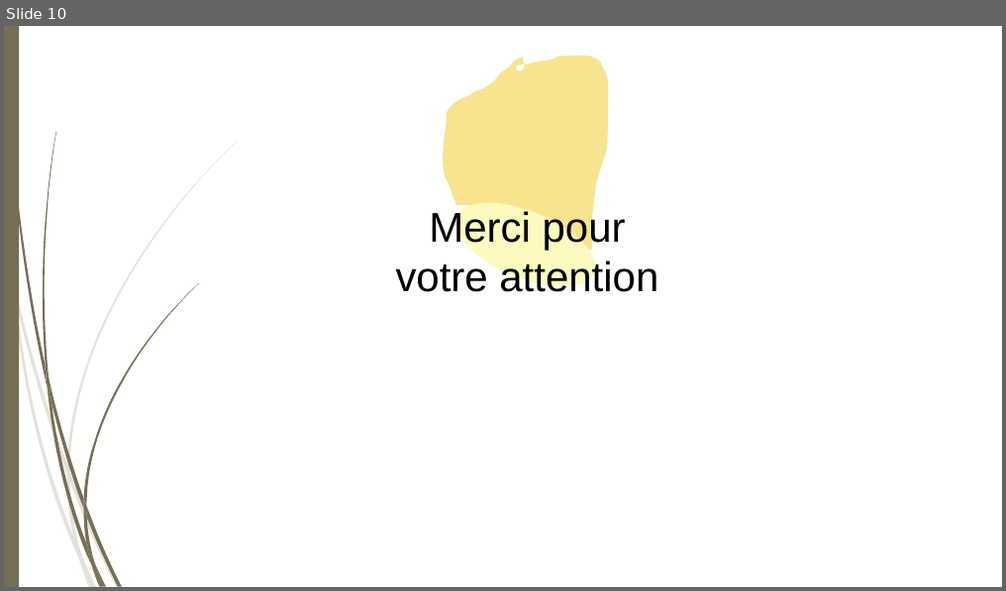
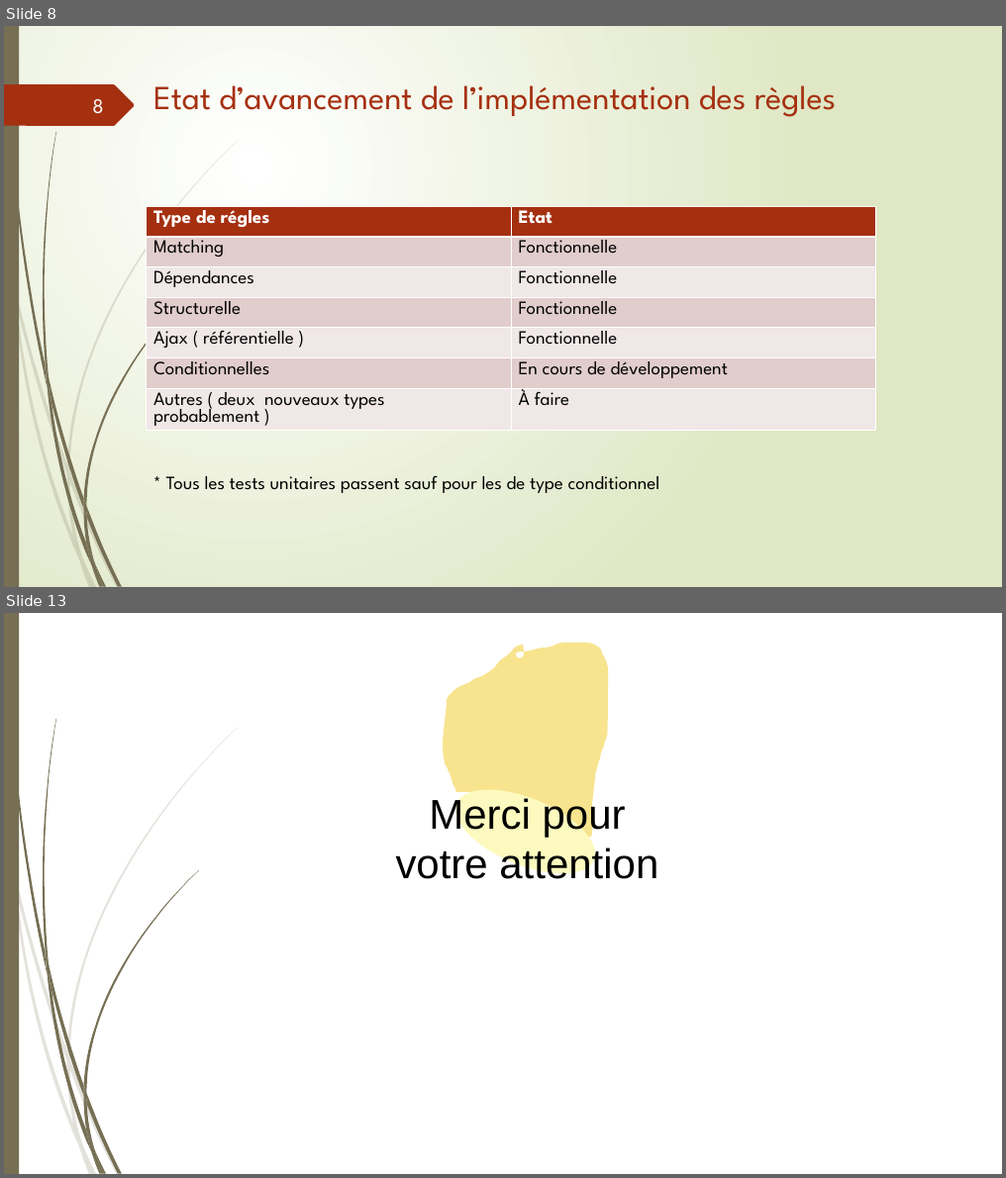
Before and after one commit to abes-esr/kalidos, a slide deck: doc/comité-pilotage.pptx. Shown one above the other, each under a label of ours: slide 10 before the commit, slides 8 and 13 after it; the slides between them are not shown. The pictures are 1006x591 and 1006x1178 pixels, drawn with LibreOffice and Linux fonts; fonts in the diff are those of the drawing; background and template pictures are left out. Boxes give left, top, right and bottom in pixels: in the first picture for what was removed or moved away, otherwise in the second. Text is boxed around its words. In the diff, an @@ line names an element or a change of style, - is before the commit and + after.

```diff
--- a/doc/comité-pilotage.pptx
+++ b/doc/comité-pilotage.pptx
@@ slide 8 added at [4,26,1002,587], background gradient #FFFFFF to #DFE8C4; not listed: 23 template elements that a slide beside it also shows @@
@@ freeform shape added at [4,84,135,126], fill #A53010 @@
@@ page number added at [92,99,103,114], 20 pt, text #FEFFFF @@
+8
@@ title added at [153,85,837,117], 32.4 pt, text #A53010 @@
+Etat d’avancement de l’implémentation des règles
@@ table added at [147,206,877,441], 7 rows, 2 columns @@
+Type de régles | Etat
+Matching | Fonctionnelle
+Dépendances | Fonctionnelle
+Structurelle | Fonctionnelle
+Ajax ( référentielle ) | Fonctionnelle
+Conditionnelles | En cours de développement
+Autres ( deux nouveaux types probablement ) | À faire
@@ text added at [166,475,660,493], 18 pt, text #000000 @@
+* Tous les tests unitaires passent sauf pour les de type conditionnel
@@ what was slide 10 is now slide 13 @@
```
Also in this commit, not shown: 9 slides changed, 2 other slides added.
